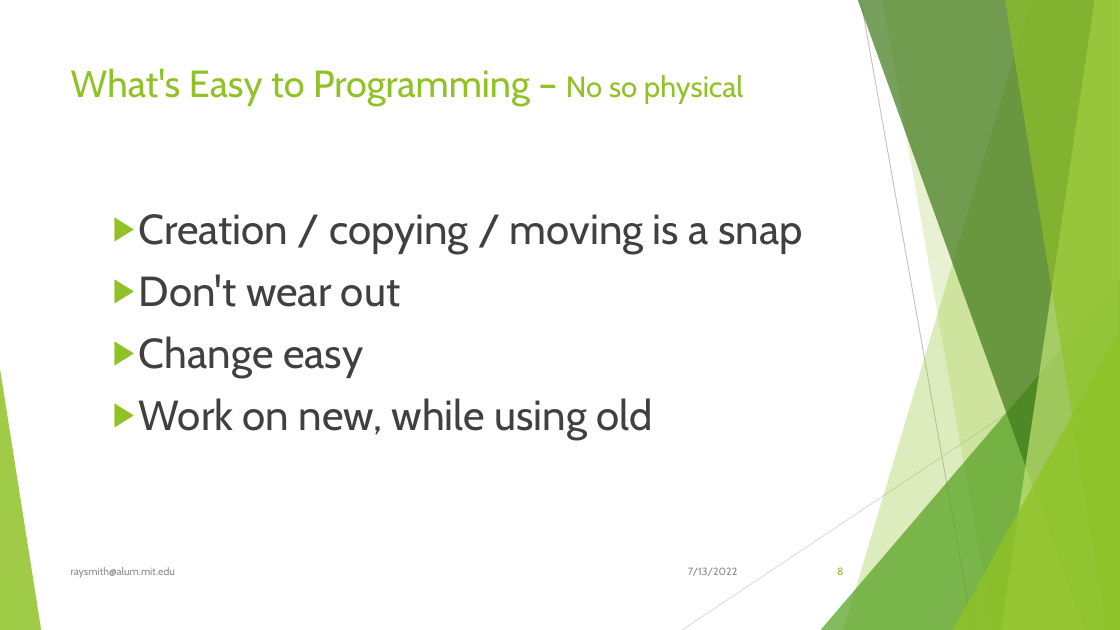
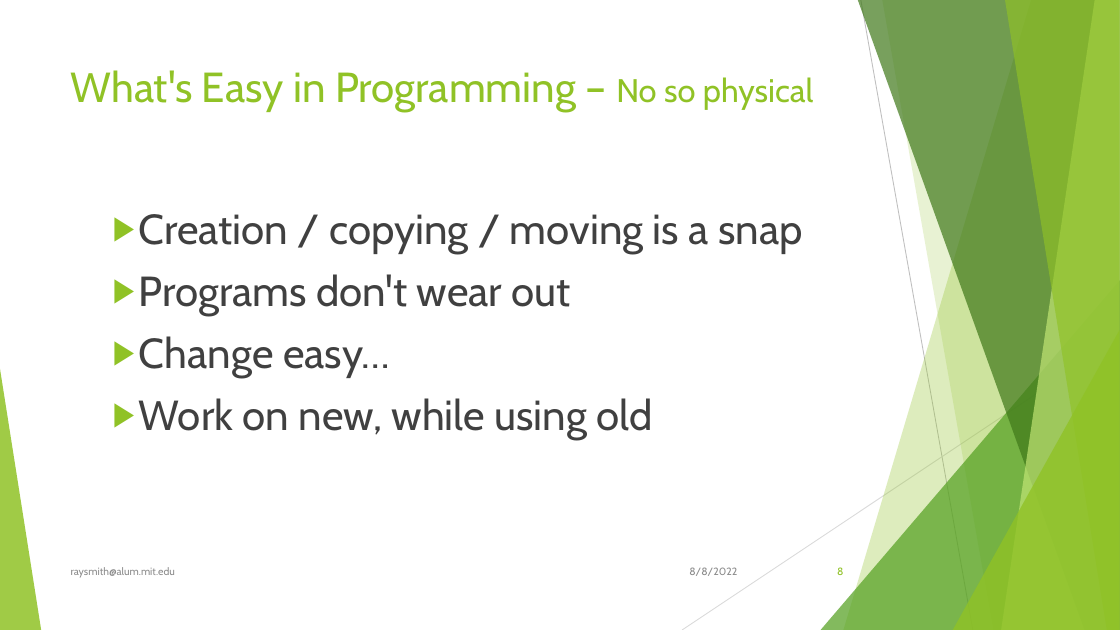
Before and after one commit to raysmith619/Introduction-To-Programming, a slide deck: slide 8 of presentation/Class_2_Ideas_Tools_Functions/Class2_Ideas_Tools_Functions.pptx. Drawn at 1120x630 pixels with LibreOffice and Linux fonts; fonts in the diff are those of the drawing. Boxes give left, top, right and bottom in pixels: in the first picture for what was removed or moved away, otherwise in the second. Text is boxed around its words. In the diff, an @@ line names an element or a change of style, - is before the commit and + after.

```diff
--- a/presentation/Class_2_Ideas_Tools_Functions/Class2_Ideas_Tools_Functions.pptx
+++ b/presentation/Class_2_Ideas_Tools_Functions/Class2_Ideas_Tools_Functions.pptx
@@ title at [71,70,813,112]: text changed; size 32.4 to 36 pt @@
-What's Easy to Programming – No so physical
+What's Easy in Programming – No so physical
@@ text at [139,274,571,378]: text changed @@
-  ▶ Don't wear out
-  ▶ Change easy
+  ▶ Programs don't wear out
+  ▶ Change easy…
@@ text at [689,567,737,576]: text changed @@
-7/13/2022
+8/8/2022
```
Also in this commit, not shown: 50 other slides changed, 2 slides removed, 16 other files.
